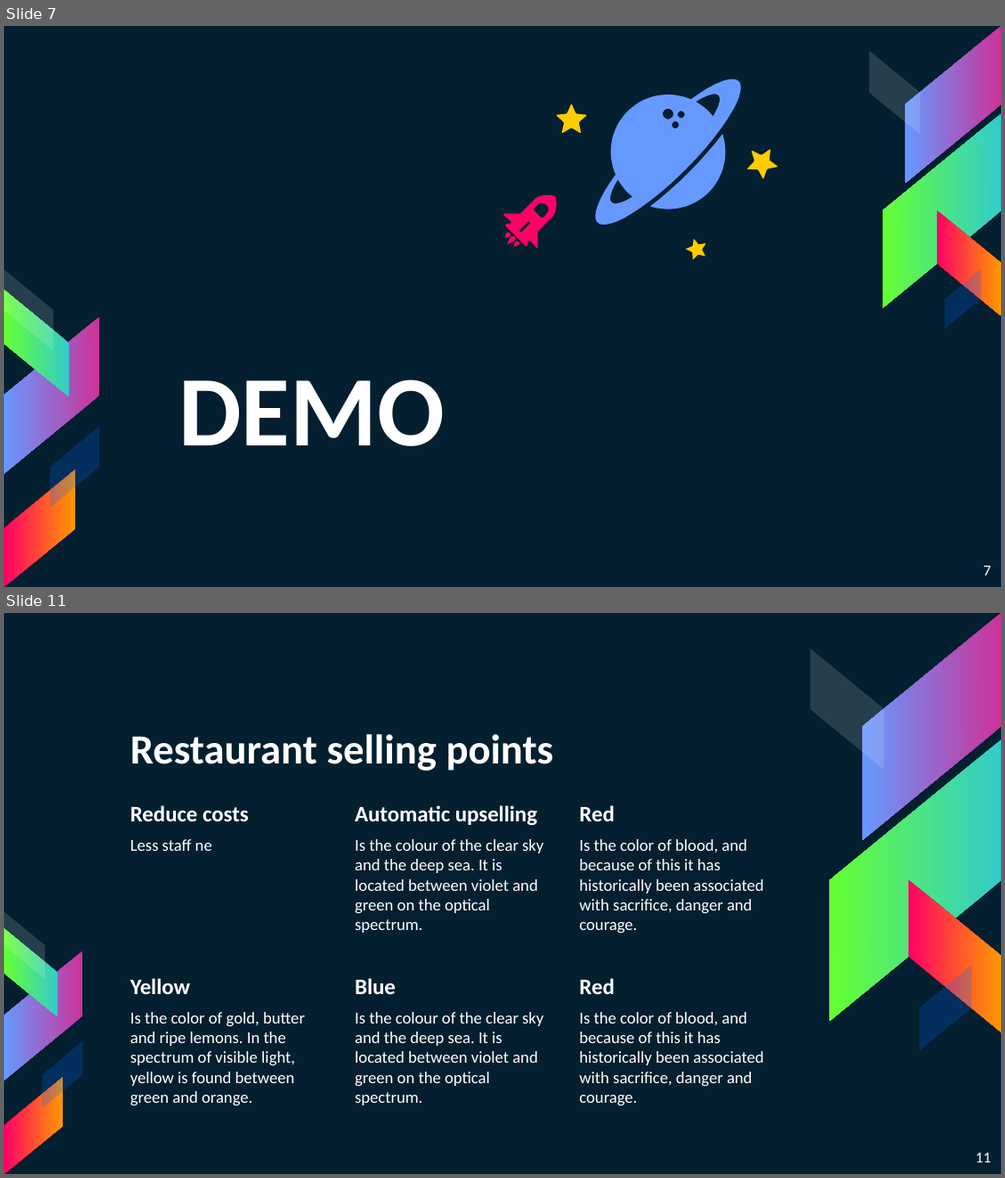
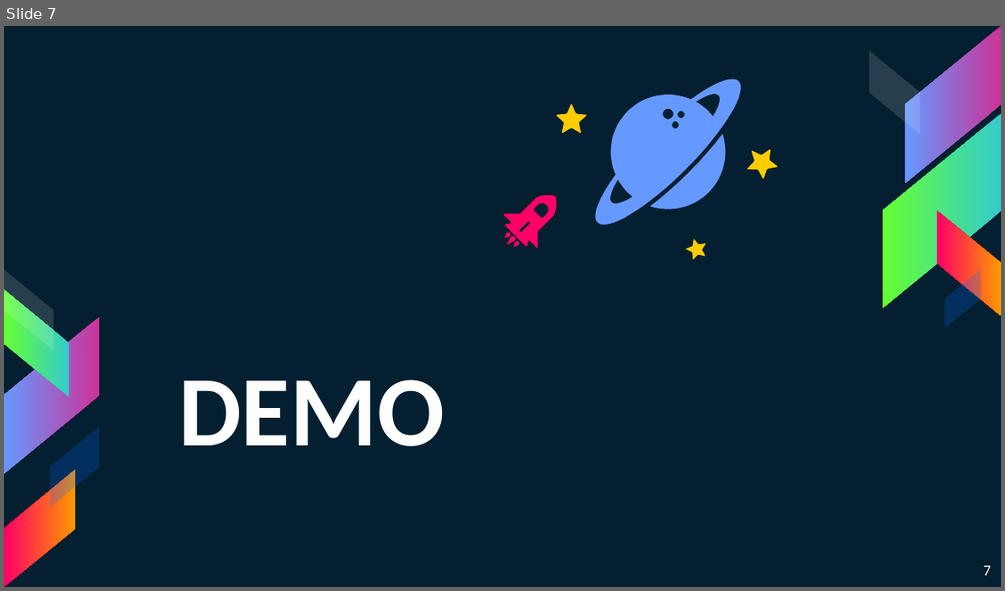
Before and after one commit to superhp/restaurant-as-a-service, a slide deck: PitchWaiterless.pptx. Shown one above the other, each under a label of ours: slides 7 and 11 before the commit, slide 7 after it; the slides between them are not shown. The pictures are 1005x1178 and 1005x591 pixels, drawn with LibreOffice and Linux fonts; fonts in the diff are those of the drawing. Boxes give left, top, right and bottom in pixels: in the first picture for what was removed or moved away, otherwise in the second. Text is boxed around its words. In the diff, an @@ line names an element or a change of style, - is before the commit and + after.

```diff
--- a/PitchWaiterless.pptx
+++ b/PitchWaiterless.pptx
@@ slide 11 removed at (4,613,1001,1174), background #041F30 @@
@@ title removed at (130,734,554,771) @@
-Restaurant selling points
@@ text removed at (130,805,249,851) @@
-Reduce costs
-Less staff ne
@@ text removed at (355,805,543,933) @@
-Automatic upselling
-Is the colour of the clear sky and the deep sea. It is located between violet and green on the optical spectrum.
@@ text removed at (579,805,763,933) @@
-Red
-Is the color of blood, and because of this it has historically been associated with sacrifice, danger and courage.
@@ text removed at (130,978,305,1105) @@
-Yellow
-Is the color of gold, butter and ripe lemons. In the spectrum of visible light, yellow is found between green and orange.
@@ text removed at (355,978,543,1105) @@
-Blue
-Is the colour of the clear sky and the deep sea. It is located between violet and green on the optical spectrum.
@@ text removed at (579,978,763,1105) @@
-Red
-Is the color of blood, and because of this it has historically been associated with sacrifice, danger and courage.
@@ group removed at (810,613,1001,1051): 5 parallelograms @@
@@ group removed at (4,912,83,1173): 5 parallelograms @@
@@ page number removed at (975,1152,990,1162) @@
-11
```
Also in this commit, not shown: 10 slides changed, 4 slides added, 17 other slides removed.
